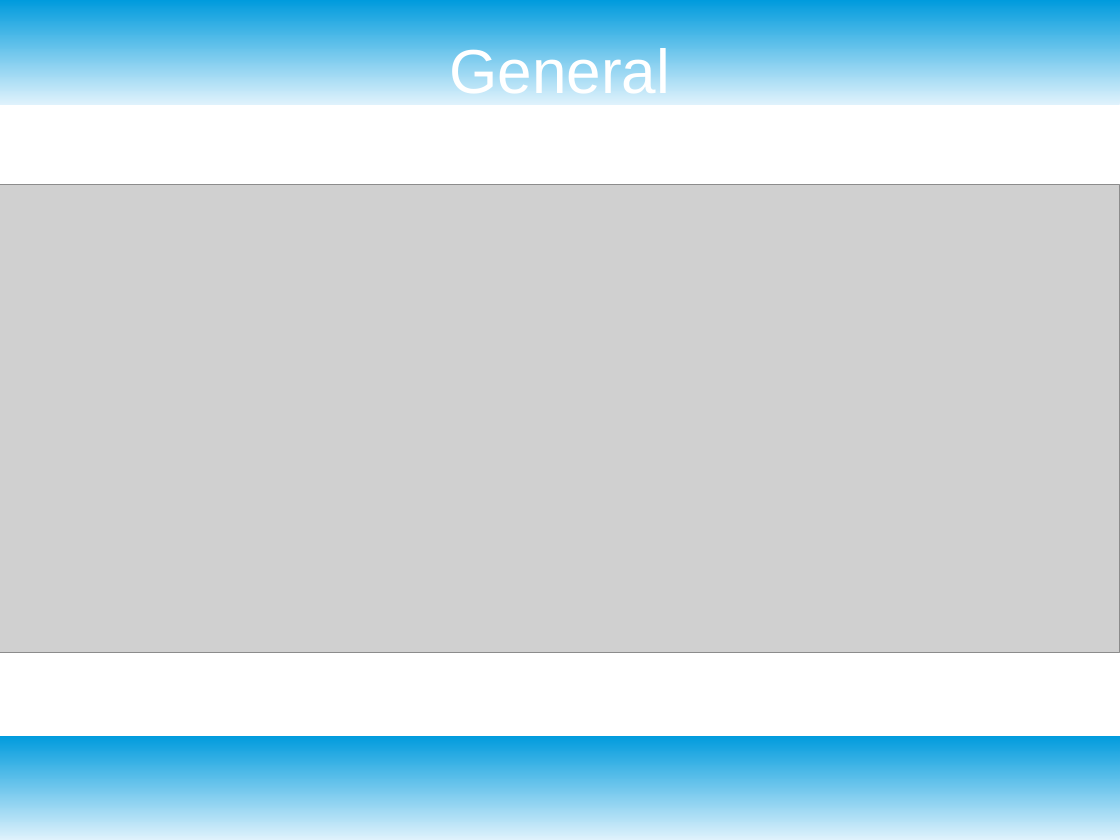
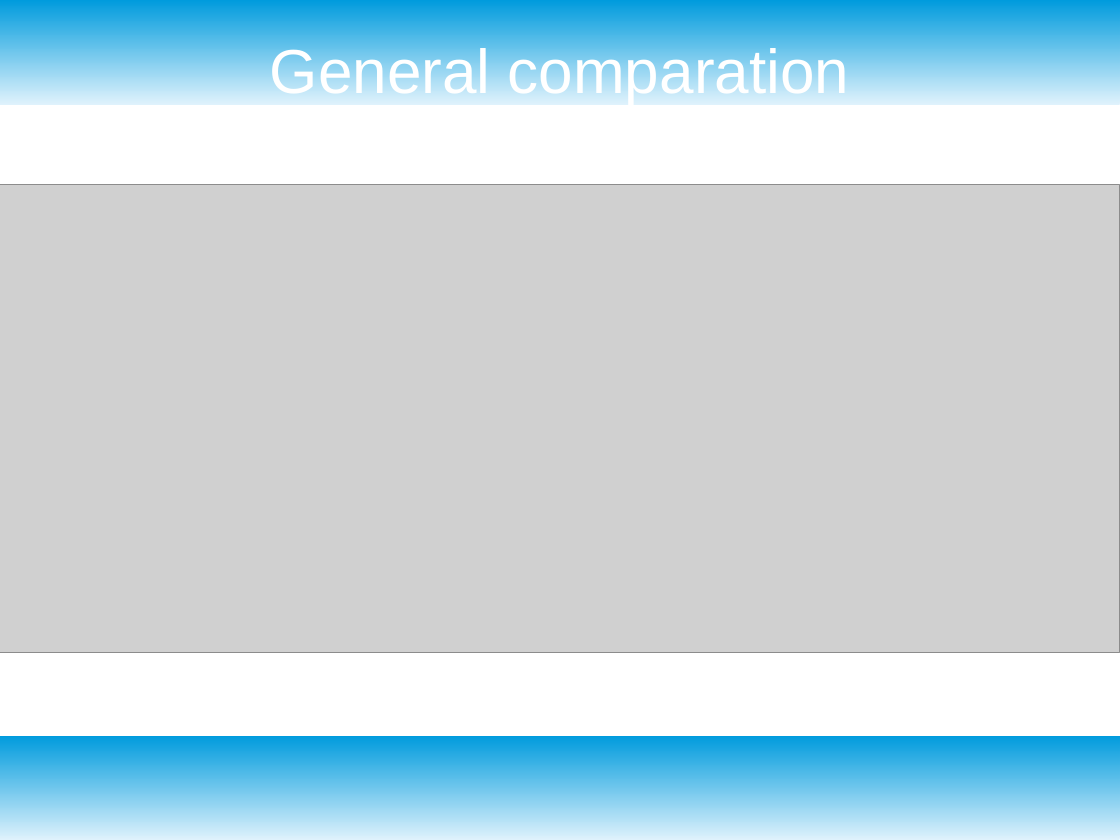
Before and after one commit to pilotofbalance/vector_db_benchmarking, a slide deck: slide 10 of vec_db_benchmark.odp (slide 8 before the commit). Drawn at 1120x840 pixels with LibreOffice and Linux fonts; fonts in the diff are those of the drawing; grey boxes stand for pictures. Boxes give left, top, right and bottom in pixels: in the first picture for what was removed or moved away, otherwise in the second. Text is boxed around its words. In the diff, an @@ line names an element or a change of style, - is before the commit and + after.

```diff
--- a/vec_db_benchmark.odp
+++ b/vec_db_benchmark.odp
@@ title at (270, 44, 849, 105): text changed @@
-General
+General comparation
```
Also in this commit, not shown: 2 other slides changed, 2 slides added.
